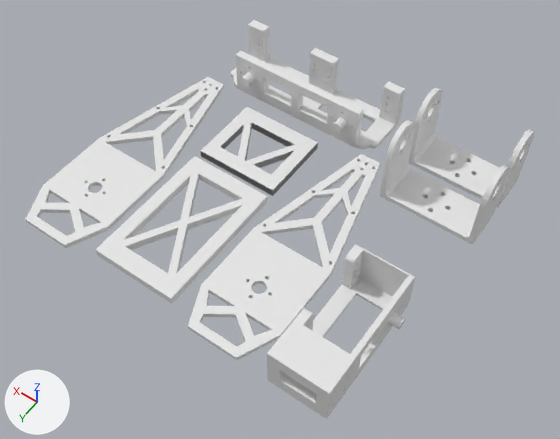
An edit to the Blender file robot6Feet/docs/3D/blender/foot_parts.blend, drawn before and after from the same camera.
Both versions are drawn from a camera (50 mm lens) standing at (-134.1, 123.4, 235.4) and looking at (-29.1, -23.7, 4.3). The lights are fixed; the arrows at lower left show +X, +Y and +Z.

The first picture shows 'Cylinder.001', 'Cylinder.004', 'Foot Support Short X 8', 'Foot Support Short X 8.001', 'Footside X 8.001', 'Trochanter x 8.001', 'Trochanter x 8.002'.
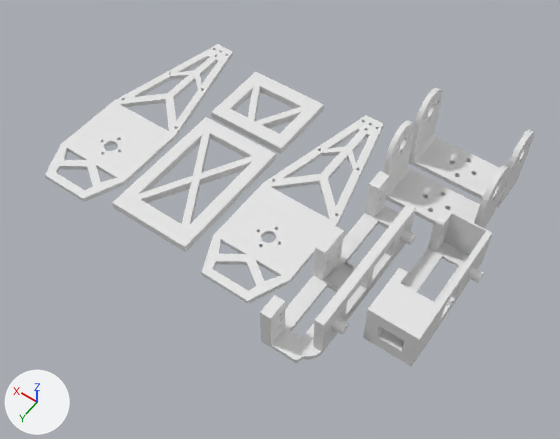
The change, as a diff of the scene's bpy script:
```diff
--- a/robot6Feet/docs/3D/blender/foot_parts.blend.py
+++ b/robot6Feet/docs/3D/blender/foot_parts.blend.py
@@ me_cylinder_008 @@
 # used by ob_cylinder_001; location = (-27.6, -75.0, 10.7); rotation_euler = (1.571, 0.0, 0.0), in degrees (90, 0, 0); scale = (2.07, 2.07, 3.8)
-me_cylinder_008.from_pydata(...)  # 2668 vertices, 4385 faces; spans x -5.0..32.0, y -5.2..4.1, z -1.0..6.3
+me_cylinder_008.from_pydata(...)  # 2667 vertices, 4376 faces; spans x -4.6..31.6, y -5.2..4.1, z 0.0..6.3
+# me_cylinder_008 part 1: the loose piece of 64 vertices spanning x 1.1..3.1, y -1.0..1.0, z -1.0..1.0 is moved by (0.4, 0.0, 1.0)
+# me_cylinder_008 part 2: the loose piece of 64 vertices spanning x 23.7..25.7, y -1.0..1.0, z -1.0..1.0 is moved by (-0.4, 0.0, 1.0)
+# me_cylinder_008 part 3: 17 vertices moved within x -2.4..29.2, y -5.2..1.8, z 1.4..6.3; 2014 vertices removed from x -5.0..32.0, y -5.2..4.1, z 0.1..6.3; 2013 vertices added at x -4.6..31.6, y -5.2..4.1, z 1.1..6.3
@@ me_cylinder_004 @@
 # used by ob_cylinder_004; location = (-87.4, -11.8, 10.3); rotation_euler = (1.571, 0.0, 1.571), in degrees (90, 0, 90); scale = (2.07, 2.07, 3.15)
-me_cylinder_004.from_pydata(...)  # 1651 vertices, 3008 faces; spans x -4.9..20.5, y -5.1..3.9, z -1.0..7.8
+me_cylinder_004.from_pydata(...)  # 1651 vertices, 3008 faces; spans x -4.9..20.5, y -5.1..3.9, z 0.4..7.8
+# me_cylinder_004 part 4: the loose piece of 64 vertices spanning x 1.0..3.0, y -1.0..1.0, z -1.0..1.0 is moved by (0.0, 0.0, 1.4)
+# me_cylinder_004 part 5: 627 of the vertices in x -4.9..20.5, y -5.1..3.9, z 0.3..3.5 are moved by (0.0, 0.0, 1.4)
@@ ob_footside_x_8_001 @@
 ob_footside_x_8_001 = bpy.data.objects.new('Footside X 8.001', me_footside_x_8_002)
-ob_footside_x_8_001.location = (22.3, -73.4, -0.4)
+ob_footside_x_8_001.location = (32.6, -93.5, -0.4)
 ob_footside_x_8_001.scale = (0.7, 0.7, 0.7)
@@ ob_cylinder_001 @@
 ob_cylinder_001 = bpy.data.objects.new('Cylinder.001', me_cylinder_008)
-ob_cylinder_001.location = (-27.6, -75.0, 10.7)
-ob_cylinder_001.rotation_euler = (1.571, 0.0, 0.0)  # degrees (90, 0, 0)
+ob_cylinder_001.location = (-76.4, -45.0, 10.7)
+ob_cylinder_001.rotation_euler = (1.571, 0.0, 1.571)  # degrees (90, 0, 90)
 ob_cylinder_001.scale = (2.07, 2.07, 3.8)
@@ ob_cylinder_004 @@
 ob_cylinder_004 = bpy.data.objects.new('Cylinder.004', me_cylinder_004)
-ob_cylinder_004.location = (-87.4, -11.8, 10.3)
+ob_cylinder_004.location = (-104.6, -43.8, 10.3)
 ob_cylinder_004.rotation_euler = (1.571, 0.0, 1.571)  # degrees (90, 0, 90)
@@ ob_foot_support_short_x_8_001 @@
 ob_foot_support_short_x_8_001 = bpy.data.objects.new('Foot Support Short X 8.001', me_foot_support_short_x_8_001)
-ob_foot_support_short_x_8_001.location = (-18.0, -66.0, -0.2)
+ob_foot_support_short_x_8_001.location = (-7.6, -86.1, -0.2)
 ob_foot_support_short_x_8_001.scale = (0.7, 0.7, 0.7)
@@ ob_foot_support_short_x_8 @@
-ob_foot_support_short_x_8 = bpy.data.objects.new('Foot Support Short X 8', me_foot_support_short_x_8)
-ob_foot_support_short_x_8.location = (-18.0, -66.0, -0.2)
-ob_foot_support_short_x_8.scale = (0.7, 0.7, 0.7)
```

What differs and where, as boxes [x1, y1, x2, y2] in the pictures (560 x 439 px; the box of a moved part takes in the faces that stretch with it):
'Footside X 8.001', moved: before [26, 77, 380, 361]; after [45, 44, 384, 304]
'Foot Support Short X 8.001', moved: before [96, 107, 318, 304]; after [112, 72, 324, 252]
'Cylinder.001', reshaped, moved, turned: before [231, 20, 405, 149]; after [260, 171, 416, 363]
'Cylinder.004', reshaped, moved (12% narrower, 9% shorter): before [267, 244, 415, 419]; after [363, 208, 493, 367]
'Foot Support Short X 8', deleted: before [200, 123, 318, 196]
part 1 of me_cylinder_008, moved or reshaped: before [332, 118, 346, 132]; after [400, 230, 416, 245]
part 2 of me_cylinder_008, moved or reshaped: before [240, 73, 254, 86]; after [331, 318, 349, 335]
part 3 of me_cylinder_008, moved or reshaped: before [231, 20, 405, 149]; after [260, 171, 416, 363]
part 4 of me_cylinder_004, moved or reshaped: before [388, 313, 405, 330]; after [467, 267, 484, 283]
part 5 of me_cylinder_004, moved or reshaped: before [267, 250, 415, 419]; after [363, 214, 493, 367]
